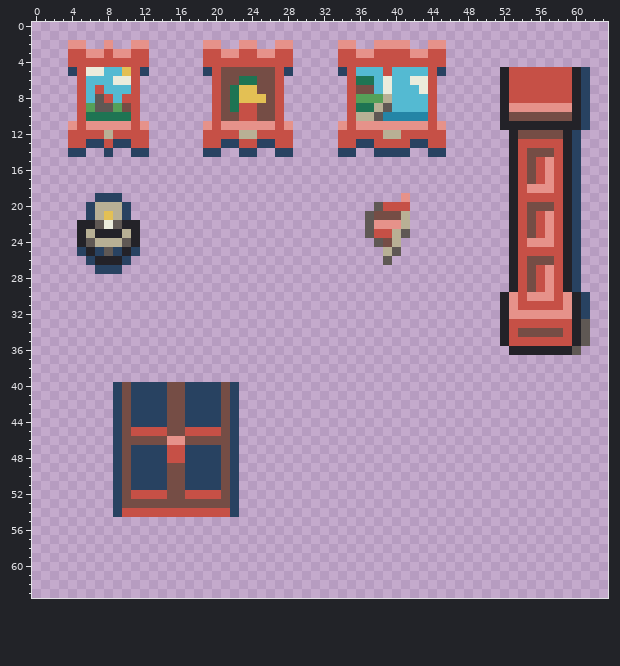
Pixel-art sprite -- assets/sprites/tilesets/muted/tileset_room_details.png. This is how it looked before the edit.
The file is 64x64 pixels.
New version:
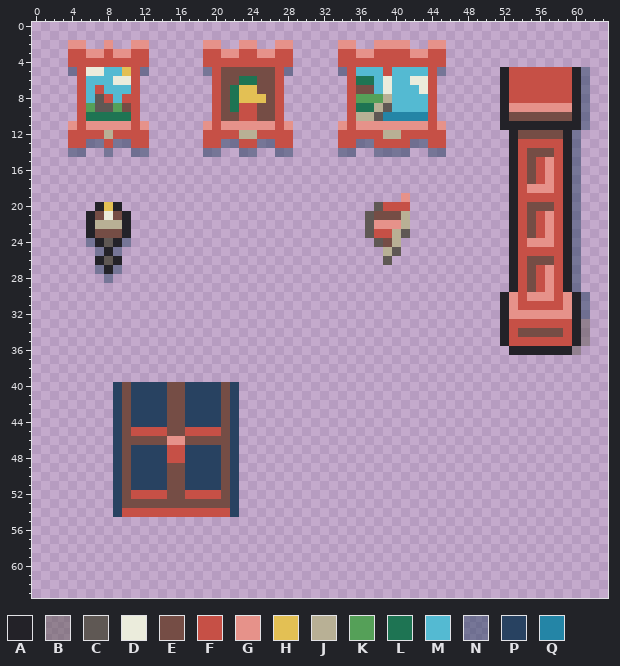
Palette (. is transparent): A #232228  B #5f58547f  C #5f5854  D #ebecdc  E #754d45  F #c65046  G #e6928a  H #e3c054  J #b8b095  K #55a058  L #1e7453  M #54bad2  N #2842617f  P #284261  Q #2485a6
Commit: New wall lamp sprite
Changes in this commit:
Colour C becomes colour A in row 25 at x 8.
Colour J becomes colour A in row 20 at x 7 and 9; in row 23 at x 6 and 10; in row 24 at x 7 and 9.
Colour P becomes colour A in row 21 at x 6 and 10; in row 27 at x 8.
Colour C becomes colour B in rows 33 to 35 at x 61; in row 36 at x 60.
Colour A becomes colour C in row 26 at x 8.
Colour J becomes colour C in row 24 at x 8.
Colour H becomes colour D in row 21 at x 8.
Colour A becomes colour E in row 23 at x 7 to 9.
Colour J becomes colour E in row 21 at x 7 and 9.
Colour J becomes colour H in row 20 at x 8.
Colour C becomes colour J in row 22 at x 7 and 9.
Colour D becomes colour J in row 22 at x 8.
The author put colour N in row 28 at x 8.
Colour C becomes colour N in row 24 at x 6 and 10.
Colour P becomes colour N in row 5 at x 4, 12, 19, 28, 34, 45 and 61; in rows 6 to 11 at x 61; in row 12 at x 60; in row 13 at x 6 to 7, 9 to 10, 21 to 22, 25 to 26, 36 to 37, 42 to 43 and 60; in row 14 at x 4 to 5, 8, 11 to 12, 19 to 20, 23 to 24, 27 to 28, 34 to 35, 38 to 41, 44 to 45 and 60; in rows 15 to 24 at x 60.
Colour P becomes colour N in row 25 at x 7, 9 and 60; in row 26 at x 60; in row 27 at x 7, 9 and 60; in rows 28 to 29 at x 60; in rows 30 to 32 at x 61.
Colour A is gone in rows 22 to 24 at x 5 and 11; in row 25 at x 6 and 10.
Colour P is gone in row 19 at x 7 to 9; in row 20 at x 6 and 10; in row 25 at x 5 and 11; in row 26 at x 6 and 10.
